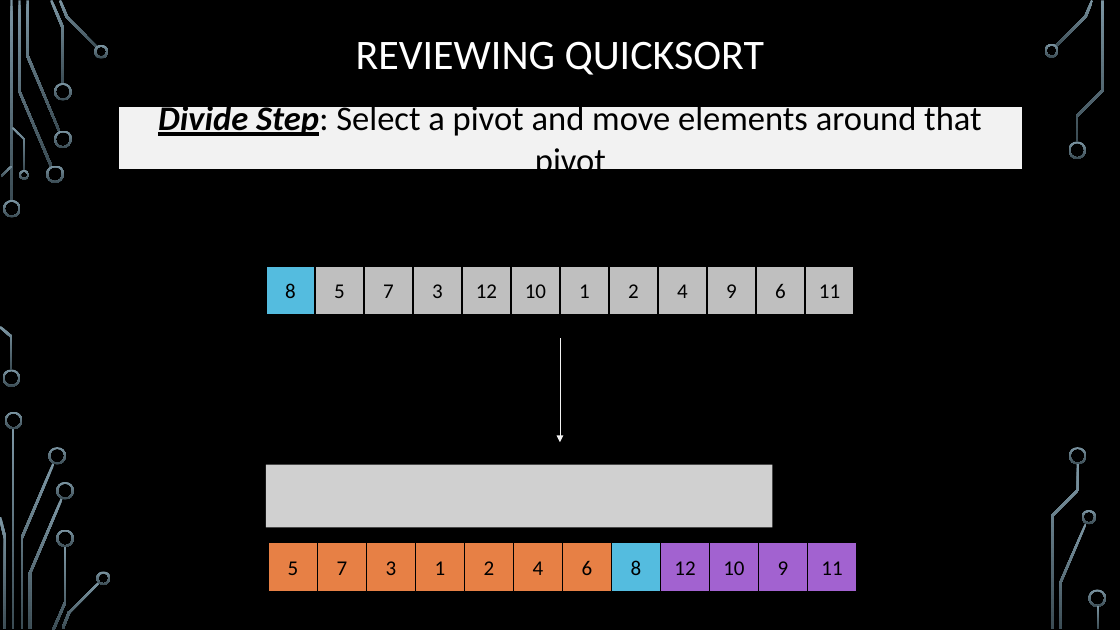
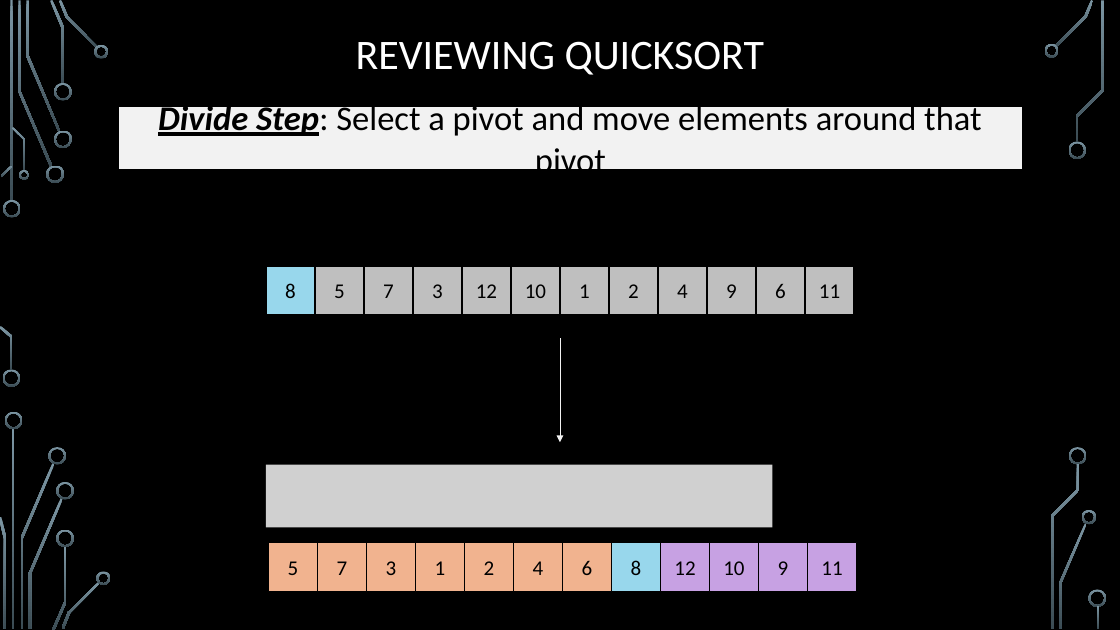
Before and after one commit to markfloryan/dsa2, a slide deck: slide 4 of slides/02-5-Quickselect.pptx. Drawn at 1120x630 pixels with LibreOffice and Linux fonts; fonts in the diff are those of the drawing; grey boxes stand for pictures; background and template pictures are left out. Boxes give left, top, right and bottom in pixels: in the first picture for what was removed or moved away, otherwise in the second. Text is boxed around its words. In the diff, an @@ line names an element or a change of style, - is before the commit and + after.

```diff
--- a/slides/02-5-Quickselect.pptx
+++ b/slides/02-5-Quickselect.pptx
@@ rectangle "8" at box(266, 266, 315, 315): fill #54BCDF to #98D7EC @@
@@ fill #E78045 to #F1B38F in 7 elements at box(269, 543, 318, 592), box(318, 543, 366, 592), box(366, 543, 415, 592), box(416, 543, 465, 592), box(465, 543, 513, 592), box(513, 543, 562, 592), box(563, 543, 612, 592) @@
@@ rectangle "8" at box(612, 543, 660, 592): fill #54BCDF to #98D7EC @@
@@ fill #A262D0 to #C7A1E3 in 4 elements at box(660, 543, 709, 592), box(710, 543, 759, 592), box(759, 543, 807, 592), box(807, 543, 856, 592) @@
```
Also in this commit, not shown: 12 other slides changed, 3 other files.
